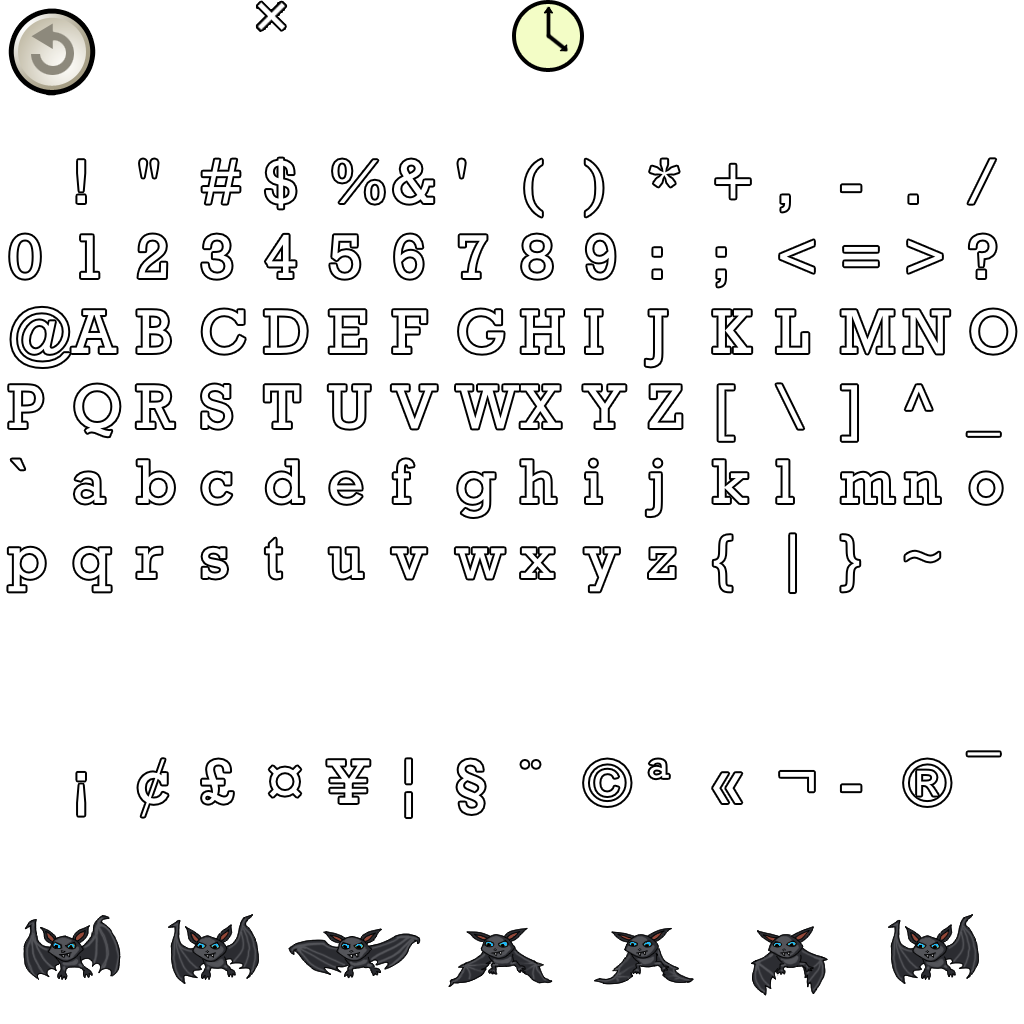
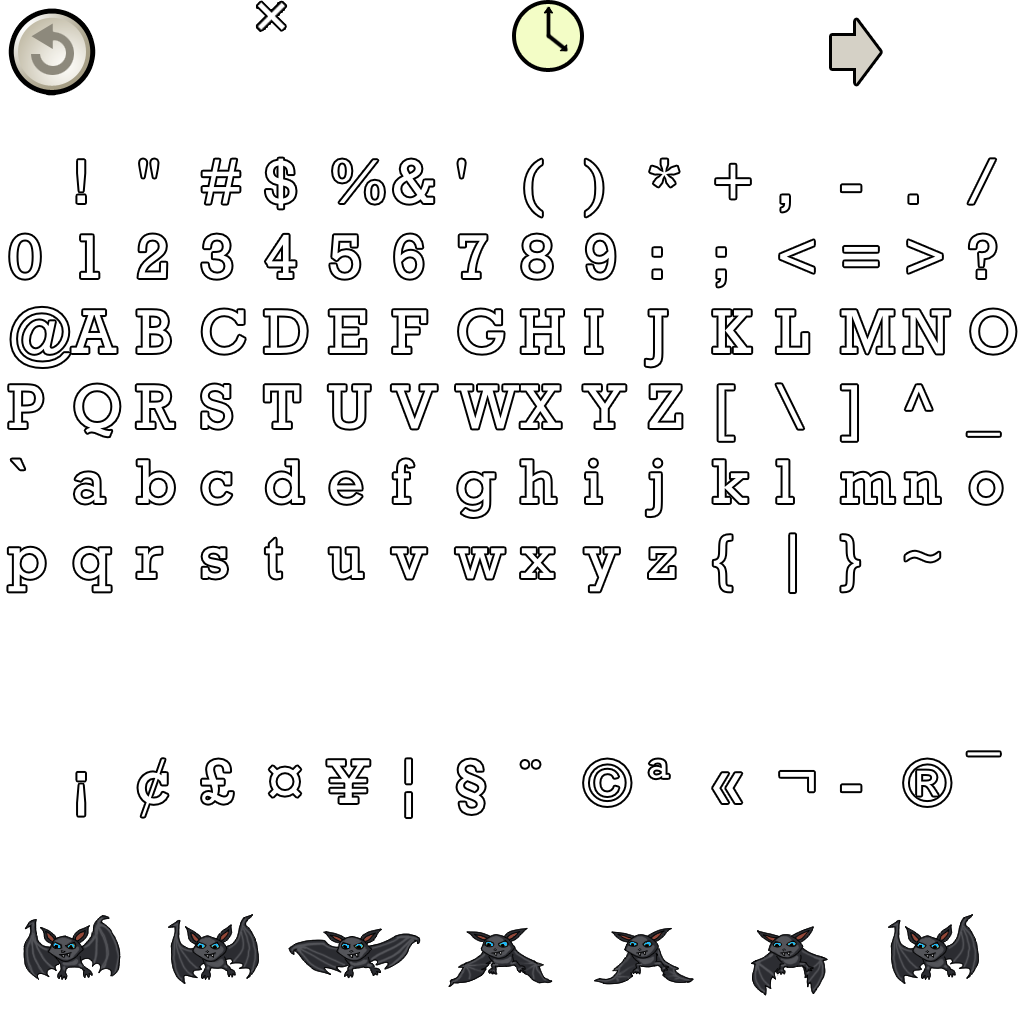
Layer changes from the first (1024, 1024) image to the second:
added layer "button next world" above "x" over [829, 17, 883, 87]
